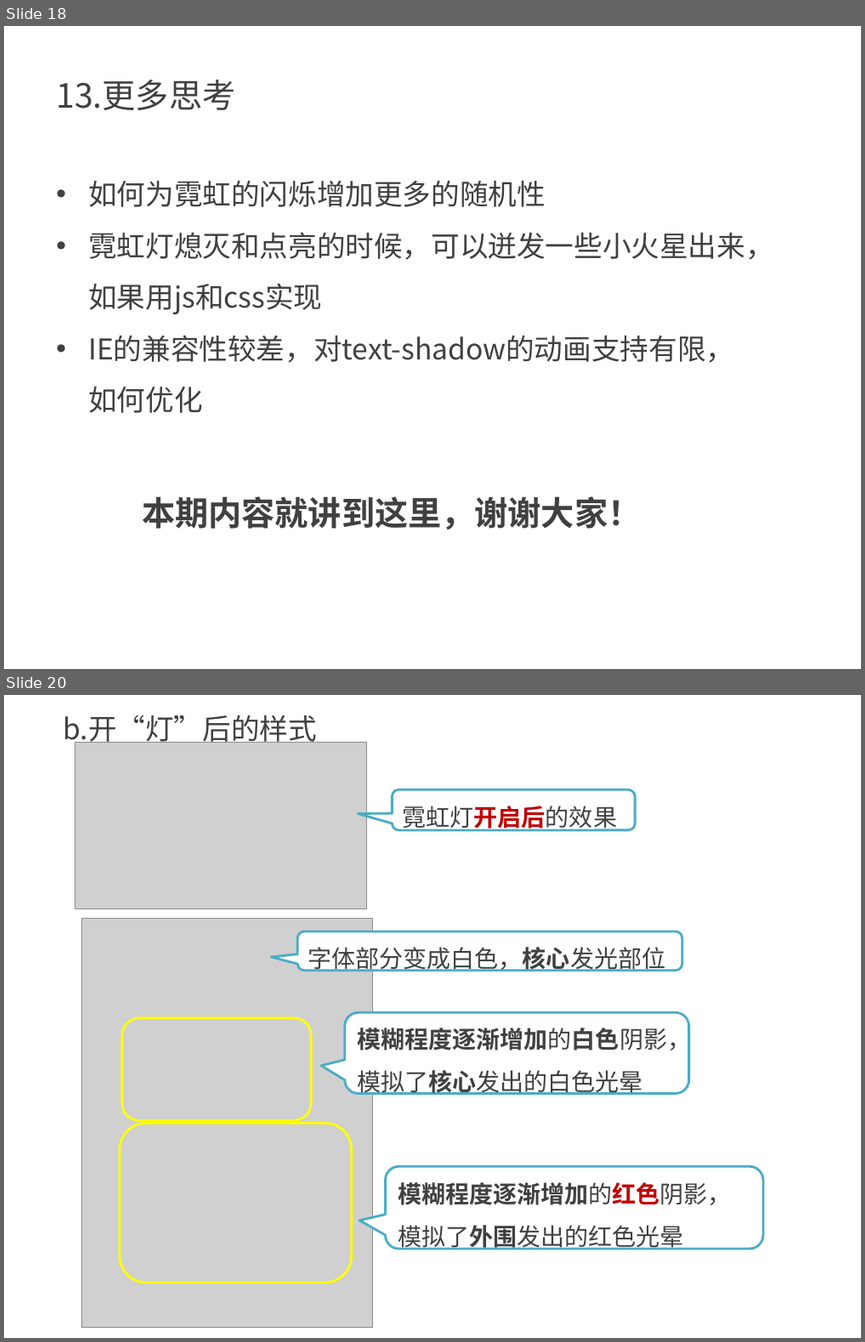
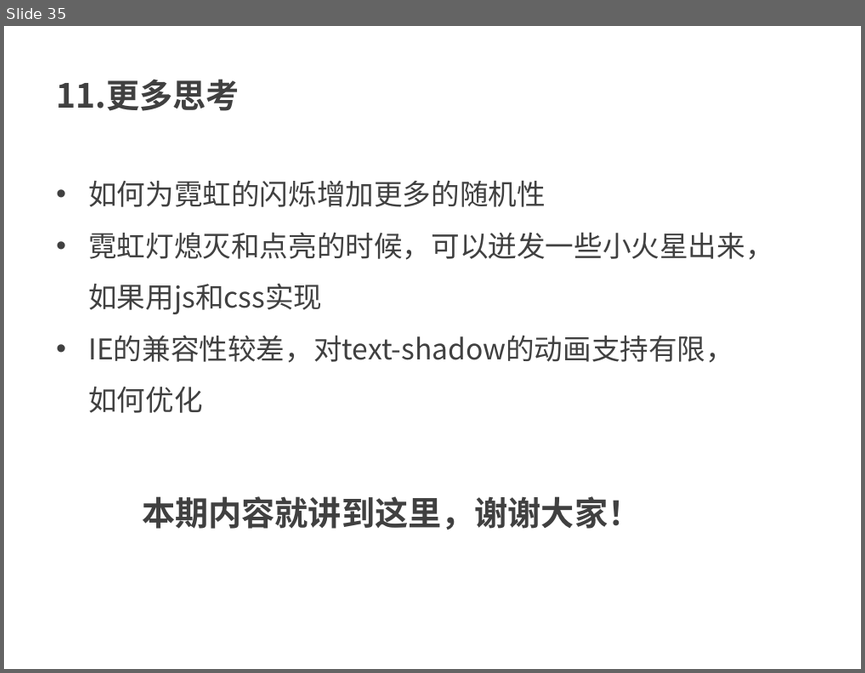
Before and after one commit to kong66/webAni, a slide deck: 7-neon2/neon2.pptx. Shown one above the other, each under a label of ours: slides 18 and 20 before the commit, slide 35 after it; the slides between them are not shown. The pictures are 865x1342 and 865x673 pixels, drawn with LibreOffice and Linux fonts; fonts in the diff are those of the drawing; grey boxes stand for pictures. Boxes give left, top, right and bottom in pixels: in the first picture for what was removed or moved away, otherwise in the second. Text is boxed around its words. In the diff, an @@ line names an element or a change of style, - is before the commit and + after.

```diff
--- a/7-neon2/neon2.pptx
+++ b/7-neon2/neon2.pptx
@@ slide 20 removed at (x1=4, y1=695, x2=861, y2=1338), background #FFFFFF @@
@@ text removed at (x1=63, y1=715, x2=317, y2=747) @@
-b.开“灯”后的样式
@@ picture removed at (x1=75, y1=742, x2=367, y2=908) @@
@@ rounded speech box removed at (x1=392, y1=789, x2=635, y2=829) @@
-霓虹灯开启后的效果
@@ picture removed at (x1=82, y1=918, x2=373, y2=1327) @@
@@ rounded speech box removed at (x1=298, y1=931, x2=682, y2=970) @@
-字体部分变成白色，核心发光部位
@@ rounded rectangle removed at (x1=122, y1=1018, x2=311, y2=1121) @@
@@ rounded speech box removed at (x1=345, y1=1012, x2=689, y2=1093) @@
-模糊程度逐渐增加的白色阴影，模拟了核心发出的白色光晕
@@ rounded rectangle removed at (x1=120, y1=1123, x2=352, y2=1281) @@
@@ rounded speech box removed at (x1=386, y1=1166, x2=763, y2=1248) @@
-模糊程度逐渐增加的红色阴影，模拟了外围发出的红色光晕
@@ what was slide 18 is now slide 35 @@
@@ slide 35 changed as well @@
@@ text at (x1=56, y1=79, x2=239, y2=111): text changed; bold on @@
-13.更多思考
+11.更多思考
```
Also in this commit, not shown: 12 other slides changed, 21 slides added, 5 other slides removed, 4 other files.
